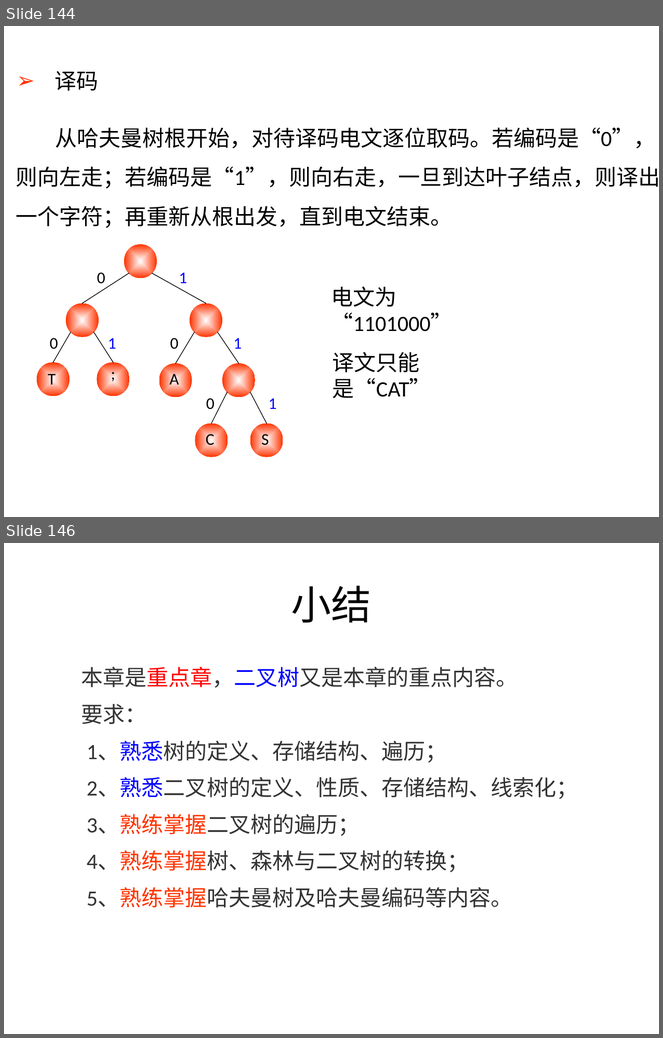
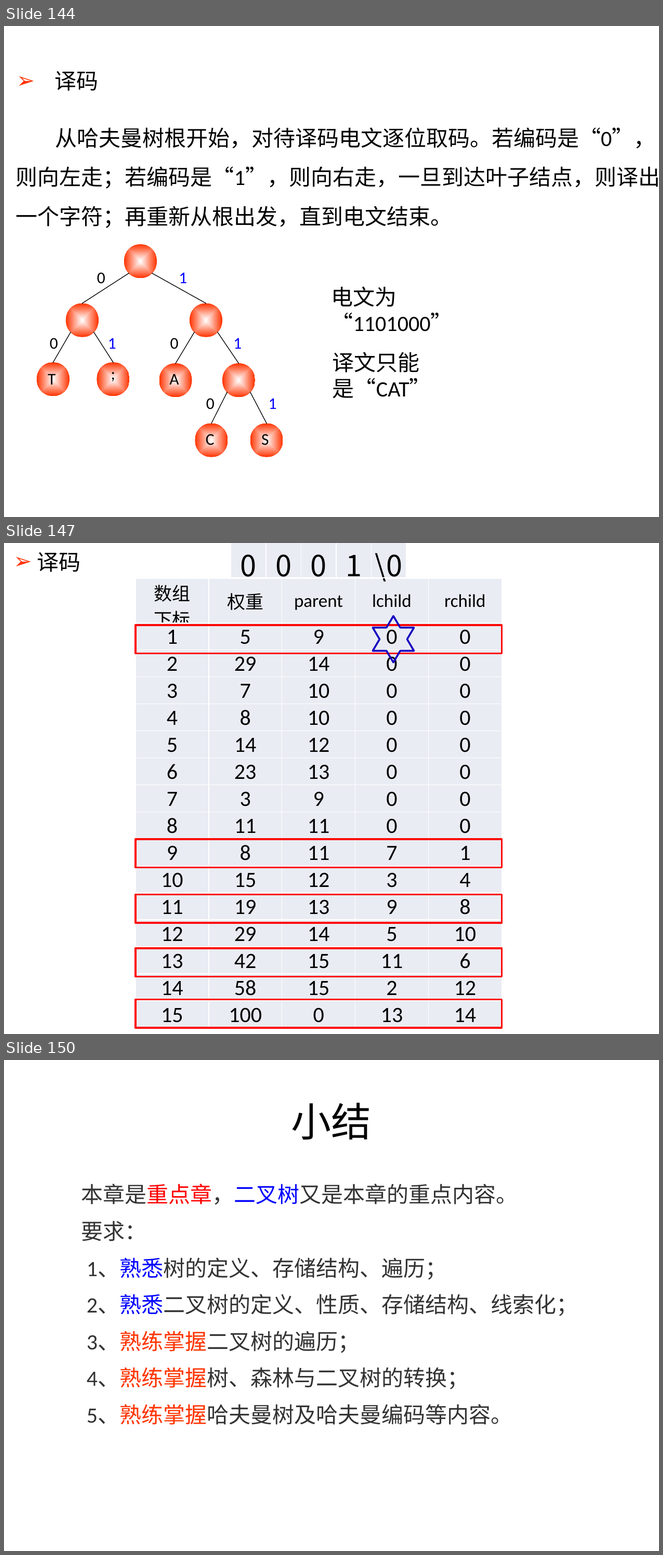
Before and after one commit to Gempittance/Data_Structur_Build, a slide deck: 数据结构PPT/ds6.pptx. Shown one above the other, each under a label of ours: slides 144 and 146 before the commit, slides 144, 147 and 150 after it; the slides between them are not shown. The pictures are 663x1038 and 663x1555 pixels, drawn with LibreOffice and Linux fonts; fonts in the diff are those of the drawing. Boxes give left, top, right and bottom in pixels: in the first picture for what was removed or moved away, otherwise in the second. Text is boxed around its words. In the diff, an @@ line names an element or a change of style, - is before the commit and + after.

```diff
--- a/数据结构PPT/ds6.pptx
+++ b/数据结构PPT/ds6.pptx
@@ slide 147 added at bbox=[4, 543, 659, 1034], background #FFFFFF @@
@@ text added at bbox=[37, 552, 80, 572], 24 pt, text #000000 @@
+➢ 译码
@@ table added at bbox=[231, 543, 408, 584], 1 rows, 5 columns @@
+0 | 0 | 0 | 1 | \0
@@ table added at bbox=[136, 578, 503, 1030], 16 rows, 5 columns @@
+数组 / 下标 | 权重 | parent | lchild | rchild
+1 | 5 | 9 | 0 | 0
+2 | 29 | 14 | 0 | 0
+3 | 7 | 10 | 0 | 0
+4 | 8 | 10 | 0 | 0
+5 | 14 | 12 | 0 | 0
+6 | 23 | 13 | 0 | 0
+7 | 3 | 9 | 0 | 0
+8 | 11 | 11 | 0 | 0
+9 | 8 | 11 | 7 | 1
+10 | 15 | 12 | 3 | 4
+11 | 19 | 13 | 9 | 8
+12 | 29 | 14 | 5 | 10
+13 | 42 | 15 | 11 | 6
+14 | 58 | 15 | 2 | 12
+15 | 100 | 0 | 13 | 14
@@ star added at bbox=[373, 616, 414, 663], outline #1700C0 2 pt @@
@@ rectangle added at bbox=[136, 625, 502, 653], outline #FF0000 2 pt @@
@@ rectangle added at bbox=[136, 839, 502, 867], outline #FF0000 2 pt @@
@@ rectangle added at bbox=[136, 895, 502, 923], outline #FF0000 2 pt @@
@@ rectangle added at bbox=[136, 949, 502, 977], outline #FF0000 2 pt @@
@@ rectangle added at bbox=[136, 1000, 502, 1028], outline #FF0000 2 pt @@
@@ what was slide 146 is now slide 150 @@
```
Also in this commit, not shown: 2 slides changed, 3 other slides added.
